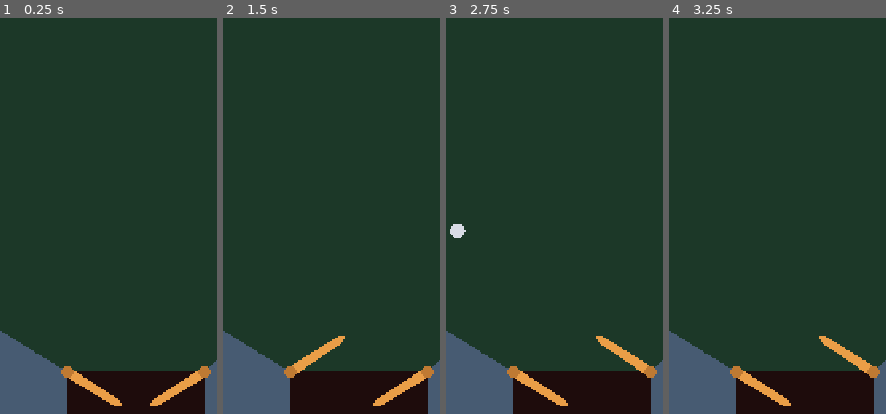
Above: before the commit, frames 1-4 (left to right).
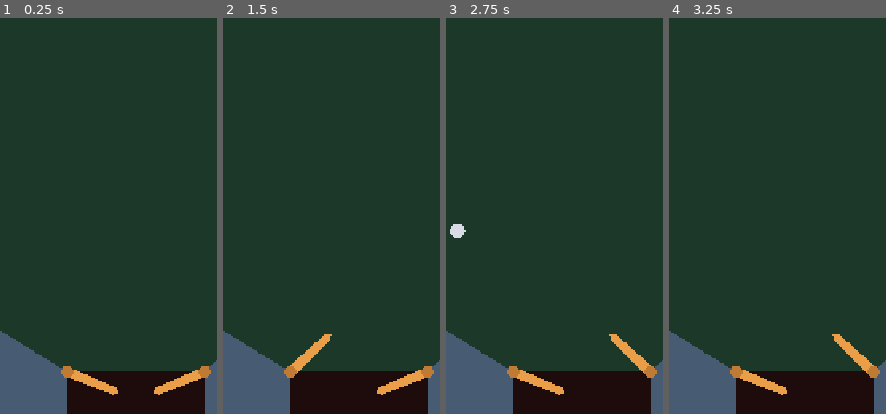
Above: after the commit, the same moments.

Repository: StephenForte/The-Squishy-Pinball-Machine
Game: Godot game, scene res://scenes/main.tscn
The game is run twice, just before and just after one commit, with the same random seed, the same clock (stepped at 60 frames per second) and the same inputs.
Inputs:
- Up to frame 1 (0.25 s): no input
- Up to frame 2 (1.5 s): tap Enter at 0.5 s; hold D (flipper_right) 0.53-1.28 s; hold Space (launch_ball) 0.53-1.28 s; hold A (flipper_left) from 1.28 s (still down); tap Space (launch_ball) at 1.35 s
- Up to frame 3 (2.75 s): release A (flipper_left) at 2.03 s; hold D (flipper_right) from 2.03 s (still down); hold Space (launch_ball) from 2.03 s (still down)
- Up to frame 4 (3.25 s): keep holding D (flipper_right); tap R (restart) at 2.75 s; release Space (launch_ball) at 2.78 s; tap Space (launch_ball) at 2.85 s
The pictures show only the part of the screen within x 19-69%, y 43-93%; the shares and areas given below are measured in that part.

The runs differ from the first frame. In frame 1, 1.3% of the frame differs, in the area x 29-97%, y 87-98%; in frame 2, 1.3%; in frame 3, 1.3%; in frame 4, 1.3%.

Commit message:
Keep a ball on a resting flipper tip out of the drain sensor.
Shallower rest and a slightly shorter paddle stop late saves from
being freed while still on the rubber; REST case keeps Drain on.

Co-authored-by: Cursor <cursoragent@cursor.com>

Diff:
--- a/scenes/flipper.tscn
+++ b/scenes/flipper.tscn
@@ -7,7 +7,7 @@
 bounce = 0.18
 
 [sub_resource type="ConvexPolygonShape2D" id="ConvexPolygonShape2D_paddle"]
-points = PackedVector2Array(8, -8, 96, -6, 104, 0, 96, 6, 8, 8)
+points = PackedVector2Array(8, -8, 82, -6, 90, 0, 82, 6, 8, 8)
 
 [node name="Flipper" type="AnimatableBody2D"]
 sync_to_physics = true
@@ -19,7 +19,7 @@
 
 [node name="Visual" type="Polygon2D" parent="."]
 color = Color(0.92, 0.62, 0.28, 1)
-polygon = PackedVector2Array(8, -8, 96, -6, 104, 0, 96, 6, 8, 8)
+polygon = PackedVector2Array(8, -8, 82, -6, 90, 0, 82, 6, 8, 8)
 
 [node name="Hub" type="Polygon2D" parent="."]
 color = Color(0.75, 0.48, 0.2, 1)
--- a/scripts/flipper.gd
+++ b/scripts/flipper.gd
@@ -5,9 +5,9 @@
 @export var action_name: StringName = &"flipper_left"
 @export var facing: int = 1
 
-const REST_DEG := 32.0
+const REST_DEG := 22.0
 const SWING_DEG := 65.0
-const LENGTH := 100.0
+const LENGTH := 90.0
 const HALF_WIDTH := 8.0
 const BALL_RADIUS := 12.0
 const UP_SPEED_DEG := 720.0
--- a/tests/flipper_test.gd
+++ b/tests/flipper_test.gd
@@ -21,6 +21,13 @@
 	root.add_child(table)
 	await process_frame
 	await physics_frame
+	_free_balls()
+	await process_frame
+
+	if not await _test_rest_clears_drain(table):
+		quit(1)
+		return
+
 	table.get_node("Drain").monitoring = false
 	_free_balls()
 	await process_frame
@@ -51,6 +58,36 @@
 
 	print("FLIP PASS hits=%d hold=1 tip_flips=%d oob=0" % [hits, TIP_FLIPS])
 	quit(0)
+
+
+func _test_rest_clears_drain(table: Node2D) -> bool:
+	table.get_node("Drain").monitoring = true
+	_release_flippers()
+	_free_balls()
+	await process_frame
+	await physics_frame
+
+	for flipper_name in ["FlipperLeft", "FlipperRight"]:
+		var flipper: Node2D = table.get_node(flipper_name)
+		var ball := await _spawn_frozen_ball(table, flipper.ball_rest_spot(0.92))
+		if ball == null:
+			print("REST FAIL %s no_ball" % flipper_name)
+			return false
+		ball.freeze = false
+		ball.sleeping = false
+		for _i in 8:
+			await physics_frame
+			if not is_instance_valid(ball) or ball.is_queued_for_deletion():
+				print("REST FAIL %s drained_on_paddle" % flipper_name)
+				return false
+			if ball.global_position.distance_to(flipper.global_position) > flipper.LENGTH + 24.0:
+				print("REST FAIL %s left_paddle" % flipper_name)
+				return false
+		ball.queue_free()
+		await process_frame
+
+	print("REST PASS")
+	return true
 
 
 func _test_hit(table: Node2D, flipper_name: String, action: StringName) -> bool:
